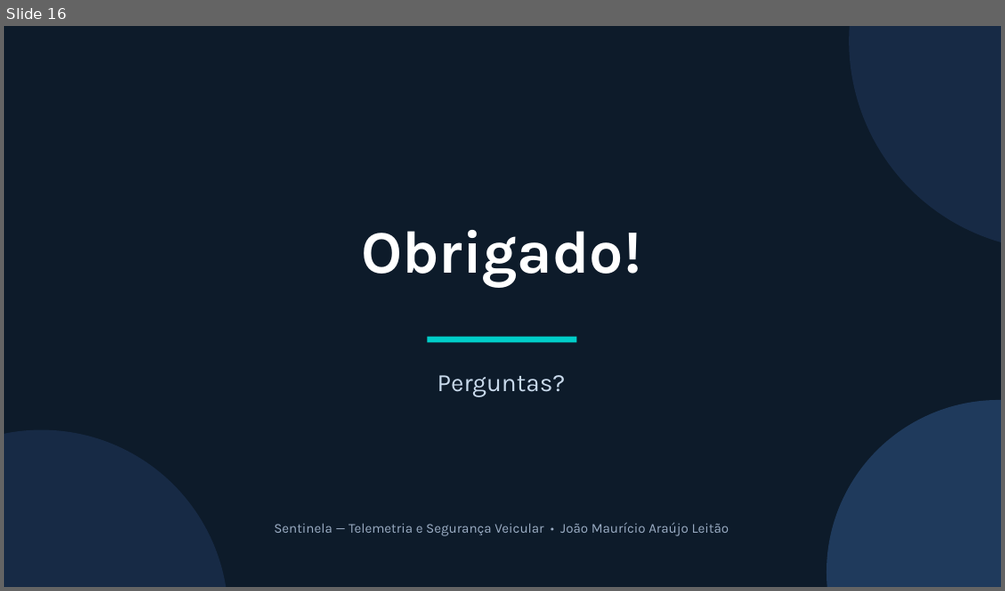
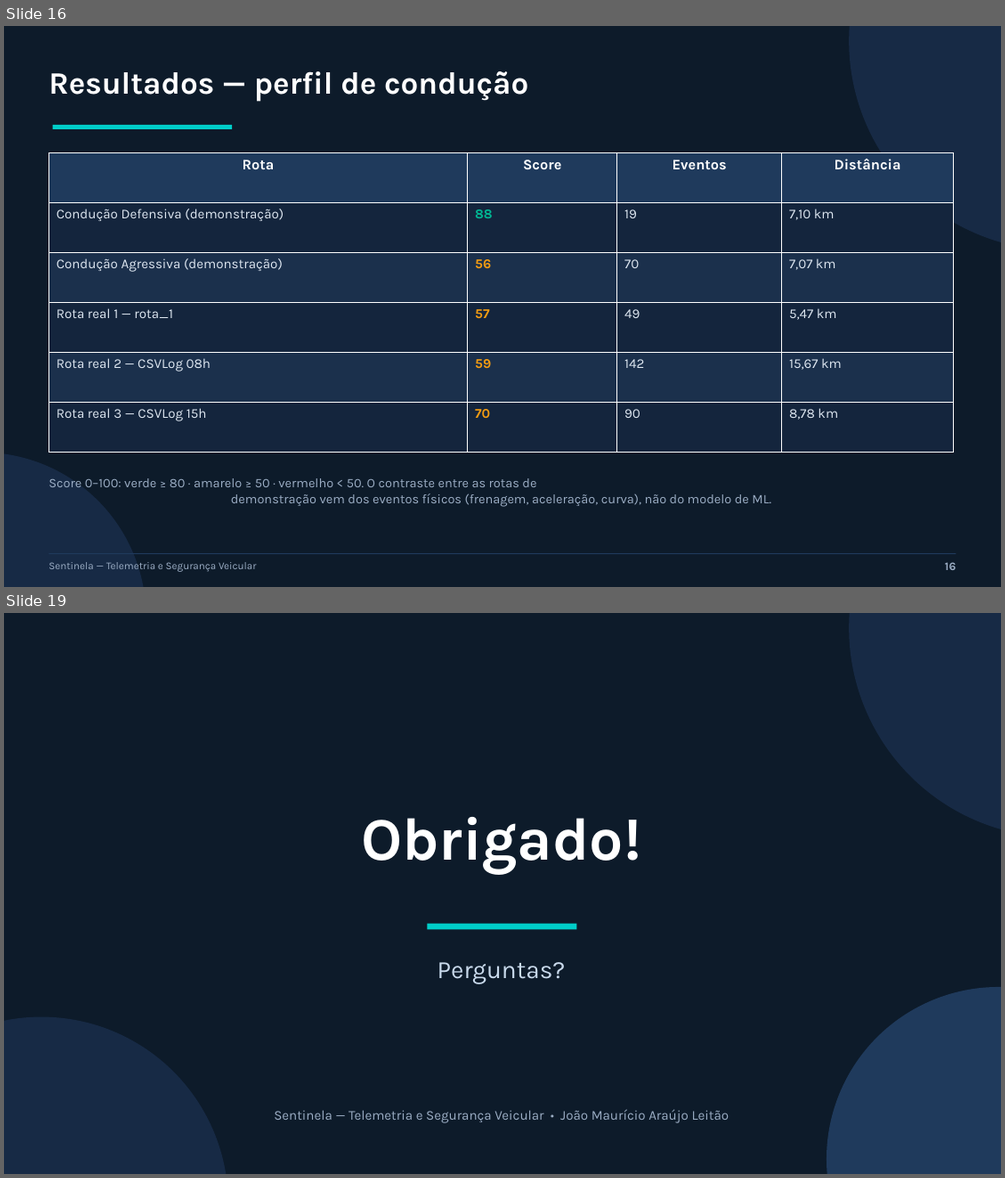
Before and after one commit to joaomauricio22/sensores-iot, a slide deck: apresentacao/slides_pav.pptx. Shown one above the other, each under a label of ours: slide 16 before the commit, slides 16 and 19 after it; the slides between them are not shown. The pictures are 1005x591 and 1005x1178 pixels, drawn with LibreOffice and Linux fonts; fonts in the diff are those of the drawing. Boxes give left, top, right and bottom in pixels: in the first picture for what was removed or moved away, otherwise in the second. Text is boxed around its words. In the diff, an @@ line names an element or a change of style, - is before the commit and + after.

```diff
--- a/apresentacao/slides_pav.pptx
+++ b/apresentacao/slides_pav.pptx
@@ slide 16 added at [4,26,1001,587], background #FFFFFF @@
@@ rectangle added at [4,26,1001,587], fill #0D1B2A @@
@@ ellipse added at [849,26,1001,250], fill #172A45 @@
@@ text added at [48,71,528,102], 30 pt, text #FFFFFF, bold @@
+Resultados — perfil de condução
@@ rectangle added at [53,125,232,129], fill #00CEC9 @@
@@ table added at [48,153,954,452], 6 rows, 4 columns @@
+Rota | Score | Eventos | Distância
+Condução Defensiva (demonstração) | 88 | 19 | 7,10 km
+Condução Agressiva (demonstração) | 56 | 70 | 7,07 km
+Rota real 1 — rota_1 | 57 | 49 | 5,47 km
+Rota real 2 — CSVLog 08h | 59 | 142 | 15,67 km
+Rota real 3 — CSVLog 15h | 70 | 90 | 8,78 km
@@ ellipse added at [4,452,146,587], fill #172A45 @@
@@ text added at [48,478,771,507], 12.5 pt, text #9BADC4 @@
+Score 0–100: verde ≥ 80 · amarelo ≥ 50 · vermelho < 50. O contraste entre as rotas de
+demonstração vem dos eventos físicos (frenagem, aceleração, curva), não do modelo de ML.
@@ rectangle added at [48,553,956,554], fill #1F3A5C @@
@@ text added at [48,562,257,572], 10 pt, text #9BADC4 @@
+Sentinela — Telemetria e Segurança Veicular
@@ text added at [945,562,955,570], 11 pt, text #9BADC4, bold @@
+16
@@ what was slide 16 is now slide 19 @@
```
Also in this commit, not shown: 14 slides changed, 2 other slides added, 14 other files.
